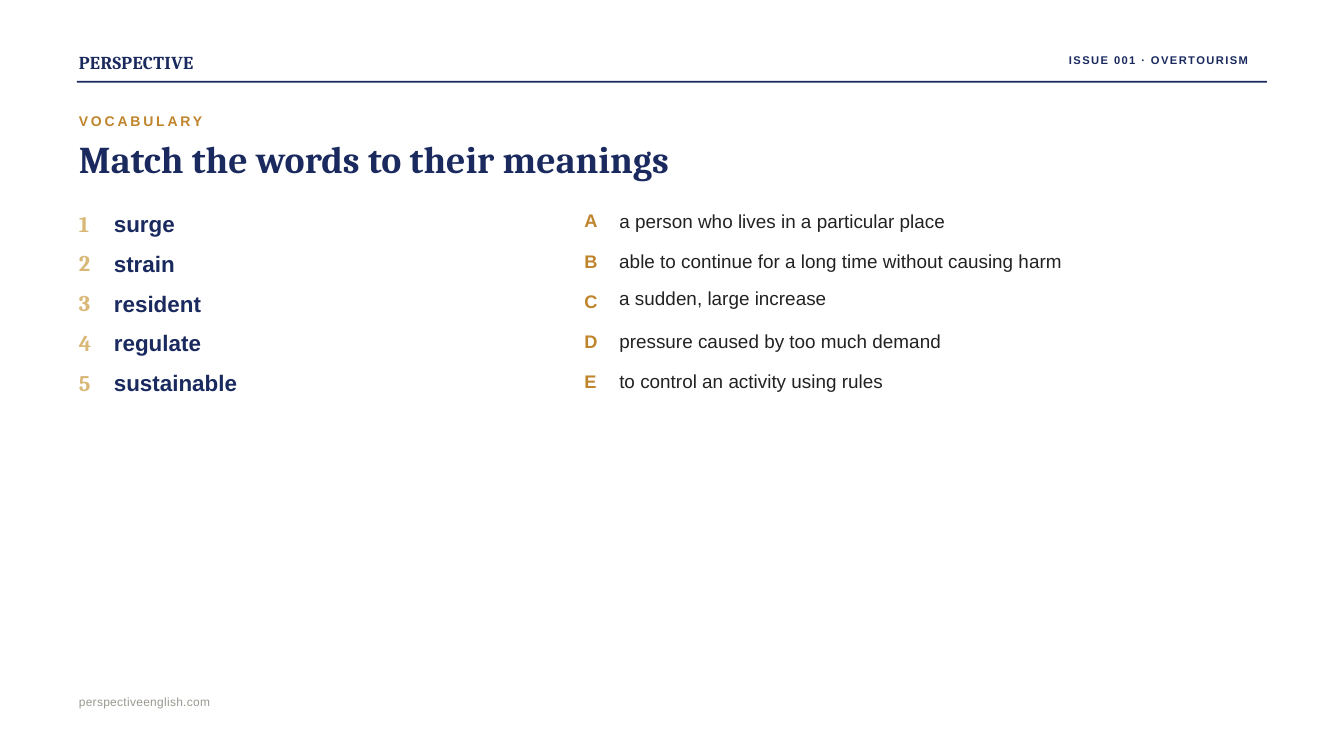
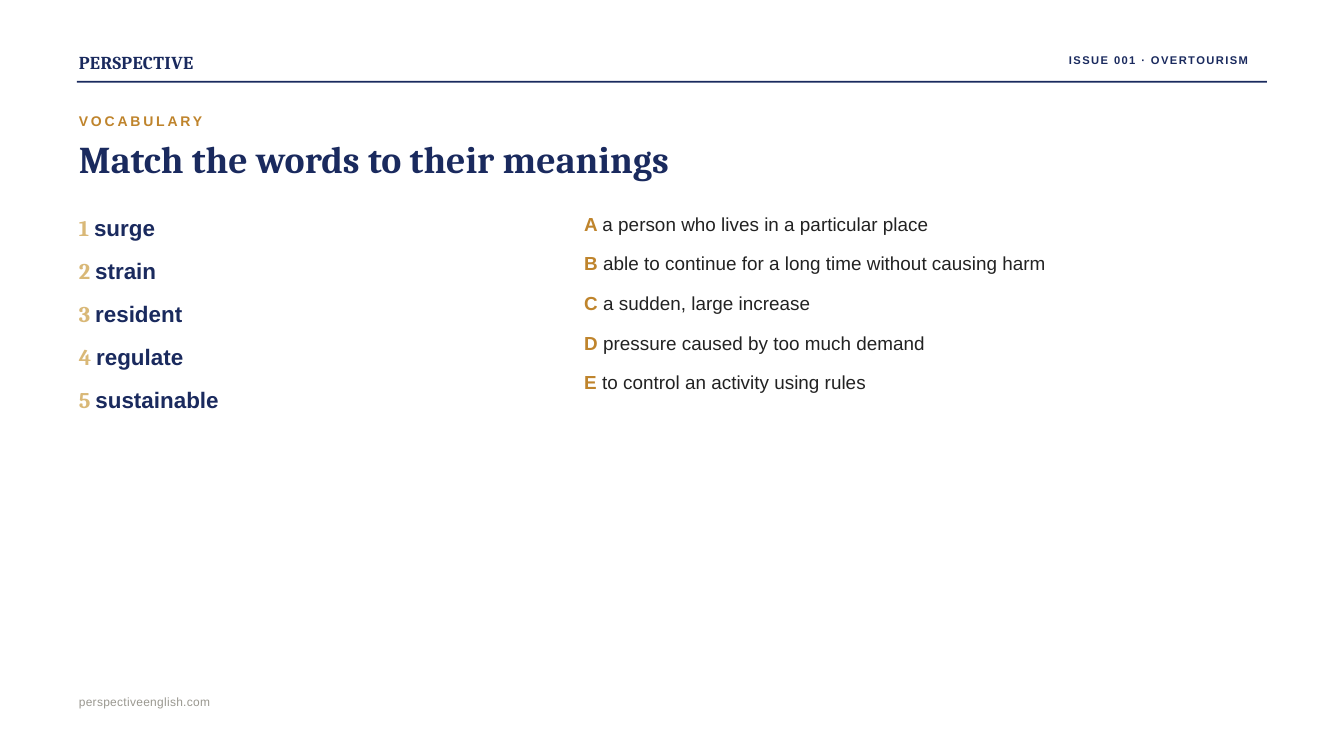
Before and after one commit to Swinka85/perspective-english, a slide deck: slide 5 of downloads/issue001-overtourism.pptx. Drawn at 1344x756 pixels with LibreOffice and Linux fonts; fonts in the diff are those of the drawing. Boxes give left, top, right and bottom in pixels: in the first picture for what was removed or moved away, otherwise in the second. Text is boxed around its words. In the diff, an @@ line names an element or a change of style, - is before the commit and + after.

```diff
--- a/downloads/issue001-overtourism.pptx
+++ b/downloads/issue001-overtourism.pptx
@@ text at <box>79,221,155,241</box>: text changed; font Cambria to Arial; text colour #D9B877 to #1A2A5E @@
-1
+1 surge
@@ text removed at <box>114,220,175,237</box> @@
-surge
@@ text at <box>584,217,928,235</box>: text changed @@
-a person who lives in a particular place
+A a person who lives in a particular place
@@ text removed at <box>584,214,597,227</box> @@
-A
@@ text at <box>79,262,156,280</box>: text changed @@
-strain
+2 strain
@@ text removed at <box>79,256,90,271</box> @@
-2
@@ text at <box>584,256,1045,274</box>: text changed @@
-able to continue for a long time without causing harm
+B able to continue for a long time without causing harm
@@ text removed at <box>584,255,597,268</box> @@
-B
@@ text removed at <box>79,296,90,311</box> @@
-3
@@ text at <box>584,296,810,314</box>: text changed @@
-a sudden, large increase
+C a sudden, large increase
@@ text removed at <box>584,295,597,308</box> @@
-C
@@ text at <box>79,305,182,323</box>: text changed @@
-resident
+3 resident
@@ text at <box>79,348,183,370</box>: text changed @@
-regulate
+4 regulate
@@ text removed at <box>79,336,91,351</box> @@
-4
@@ text at <box>584,336,924,354</box>: text changed @@
-pressure caused by too much demand
+D pressure caused by too much demand
@@ text removed at <box>584,335,597,348</box> @@
-D
@@ text removed at <box>79,376,91,391</box> @@
-5
@@ text at <box>584,375,866,393</box>: text changed @@
-to control an activity using rules
+E to control an activity using rules
@@ text at <box>79,391,218,409</box>: text changed @@
-sustainable
+5 sustainable
```
Also in this commit, not shown: 14 other slides changed, 2 other files.
